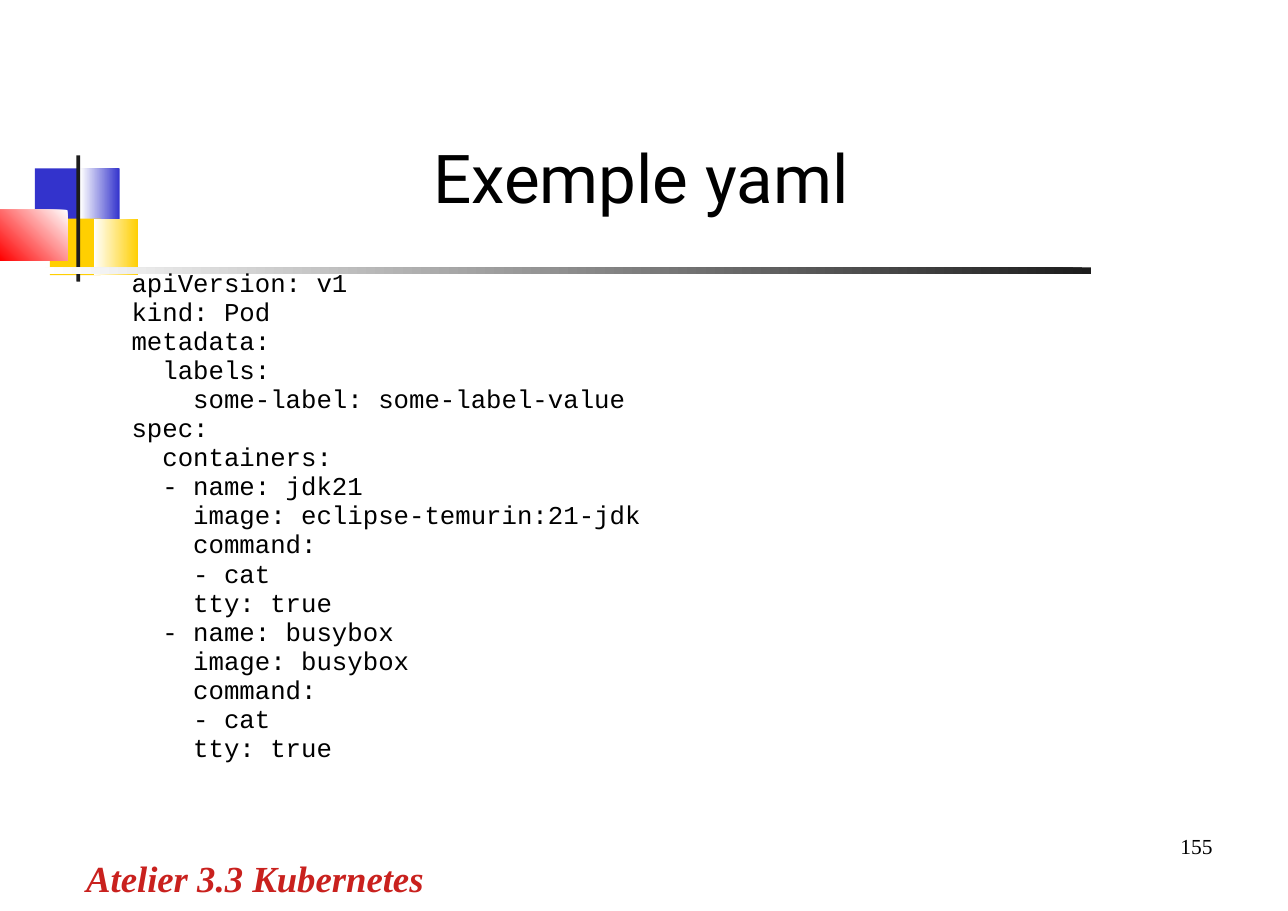
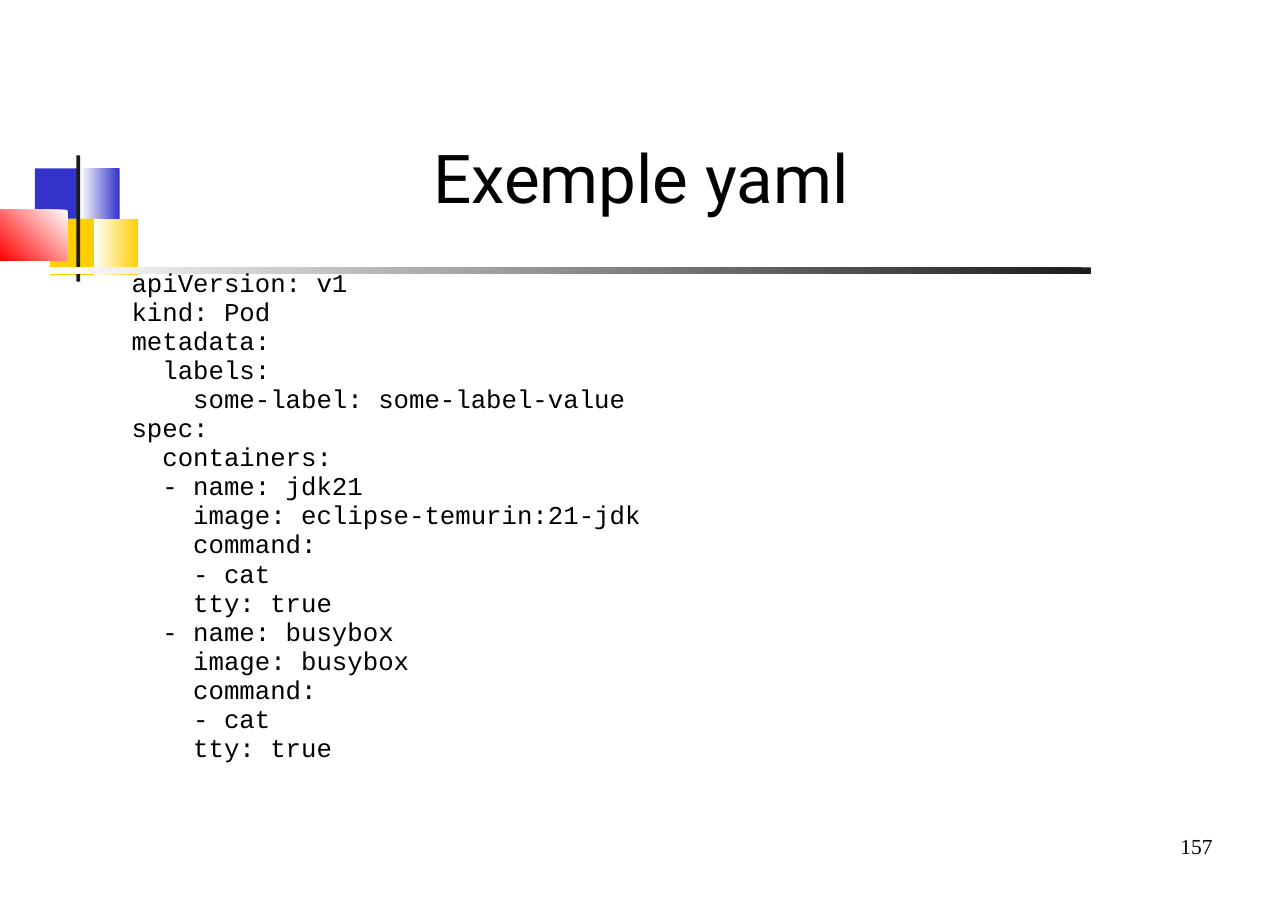
Before and after one commit to dthibau/jenkins, a slide deck: slide 157 of JenkinsPipeline.odp (slide 155 before the commit). Drawn at 1288x911 pixels with LibreOffice and Linux fonts; fonts in the diff are those of the drawing. Boxes give left, top, right and bottom in pixels: in the first picture for what was removed or moved away, otherwise in the second. Text is boxed around its words. In the diff, an @@ line names an element or a change of style, - is before the commit and + after.

Commit message:
Slides Kubernetes

```diff
--- a/JenkinsPipeline.odp
+++ b/JenkinsPipeline.odp
@@ text removed at <box>86,866,423,893</box> @@
-Atelier 3.3 Kubernetes
@@ page number at <box>1180,840,1212,855</box>: text changed @@
-155
+157
```
Also in this commit, not shown: 8 other slides changed, 8 slides added, 1 slide removed, 1 other file.
